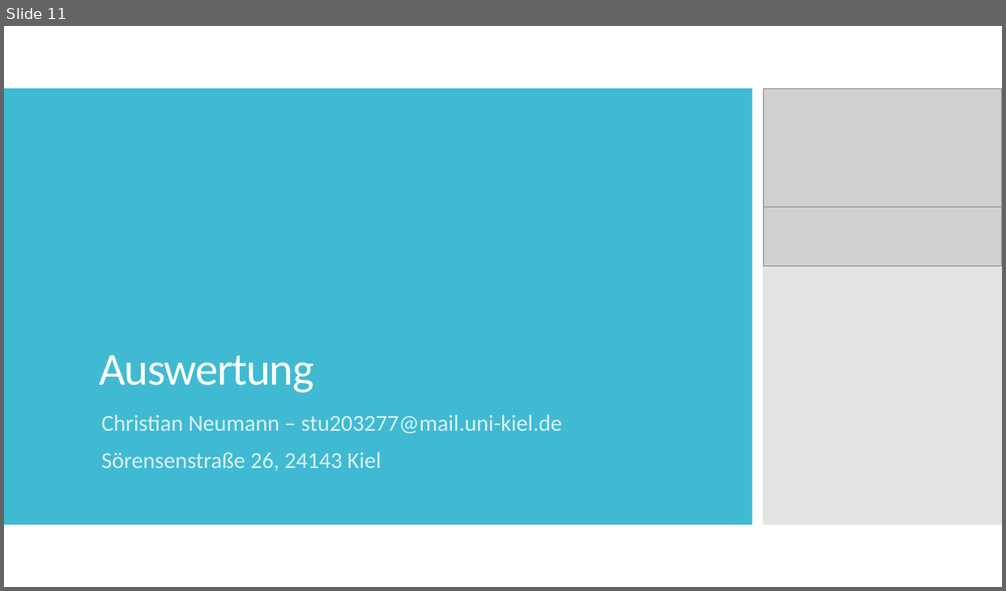
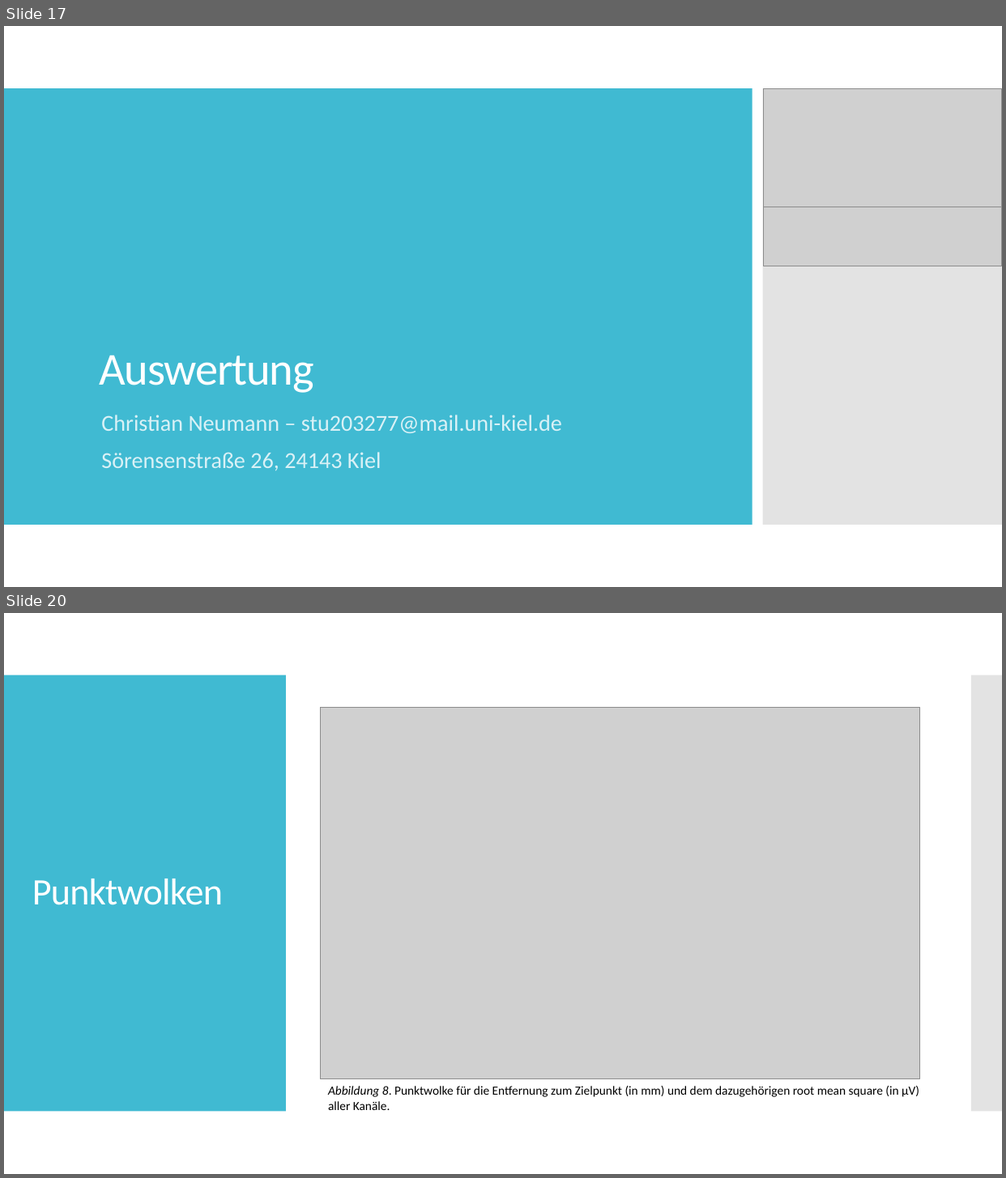
Before and after one commit to christianneumannCAU/Master-CAU, a slide deck: 03_exposé/Results.pptx. Shown one above the other, each under a label of ours: slide 11 before the commit, slides 17 and 20 after it; the slides between them are not shown. The pictures are 1006x591 and 1006x1178 pixels, drawn with LibreOffice and Linux fonts; fonts in the diff are those of the drawing; grey boxes stand for pictures. Boxes give left, top, right and bottom in pixels: in the first picture for what was removed or moved away, otherwise in the second. Text is boxed around its words. In the diff, an @@ line names an element or a change of style, - is before the commit and + after.

```diff
--- a/03_exposé/Results.pptx
+++ b/03_exposé/Results.pptx
@@ slide 20 added at (x1=4, y1=613, x2=1002, y2=1174), background #FFFFFF @@
@@ rectangle added at (x1=4, y1=675, x2=286, y2=1112), fill #40BAD2 @@
@@ rectangle added at (x1=971, y1=675, x2=1002, y2=1112), fill #C8C8C8 at 50% opacity @@
@@ picture added at (x1=321, y1=707, x2=919, y2=1080) @@
@@ title added at (x1=32, y1=879, x2=223, y2=905), 36 pt, text #FFFFFF @@
+Punktwolken
@@ text added at (x1=328, y1=1086, x2=919, y2=1110), 12 pt, text #000000 @@
+Abbildung 8. Punktwolke für die Entfernung zum Zielpunkt (in mm) und dem dazugehörigen root mean square (in µV) aller Kanäle.
@@ what was slide 11 is now slide 17 @@
```
Also in this commit, not shown: 7 slides changed, 12 other slides added, 6 slides removed, 15 other files.
